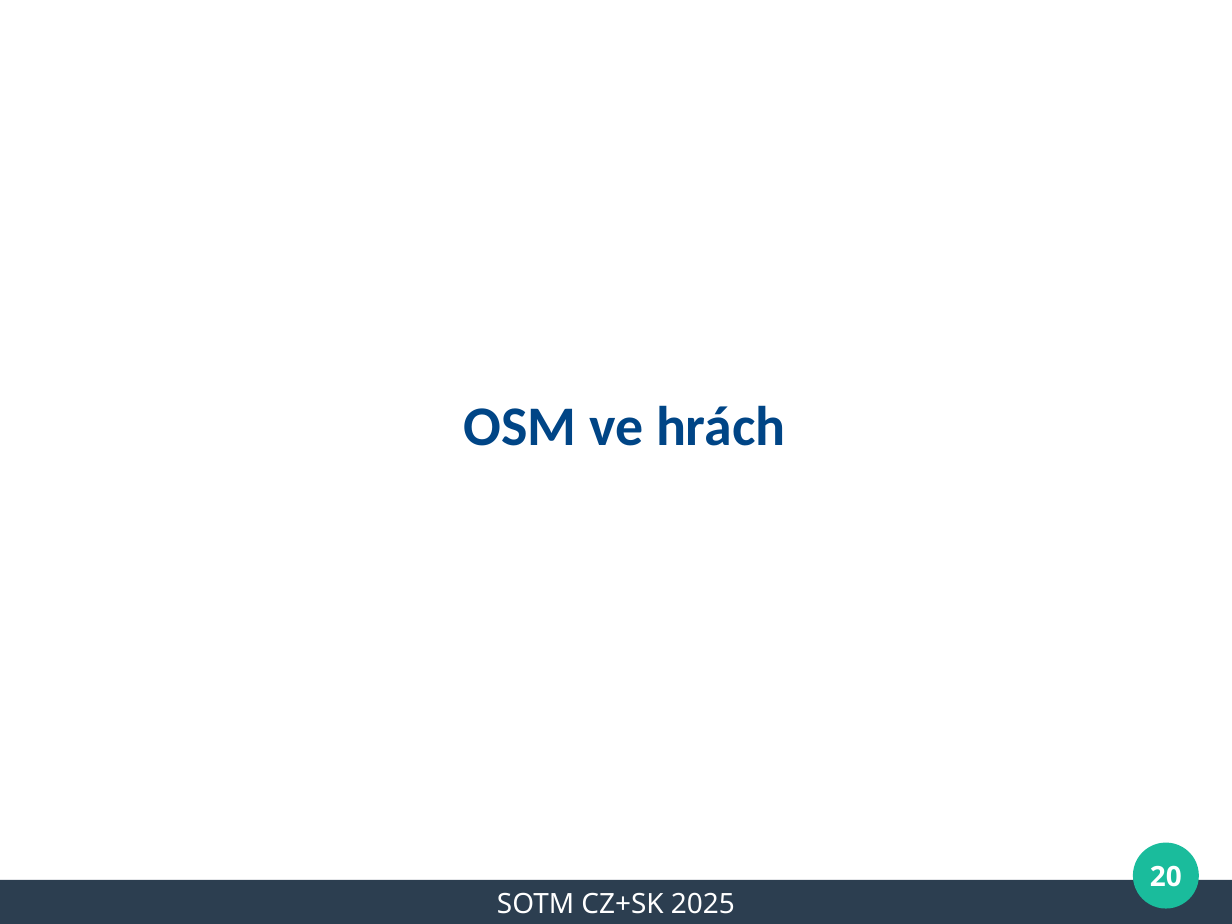
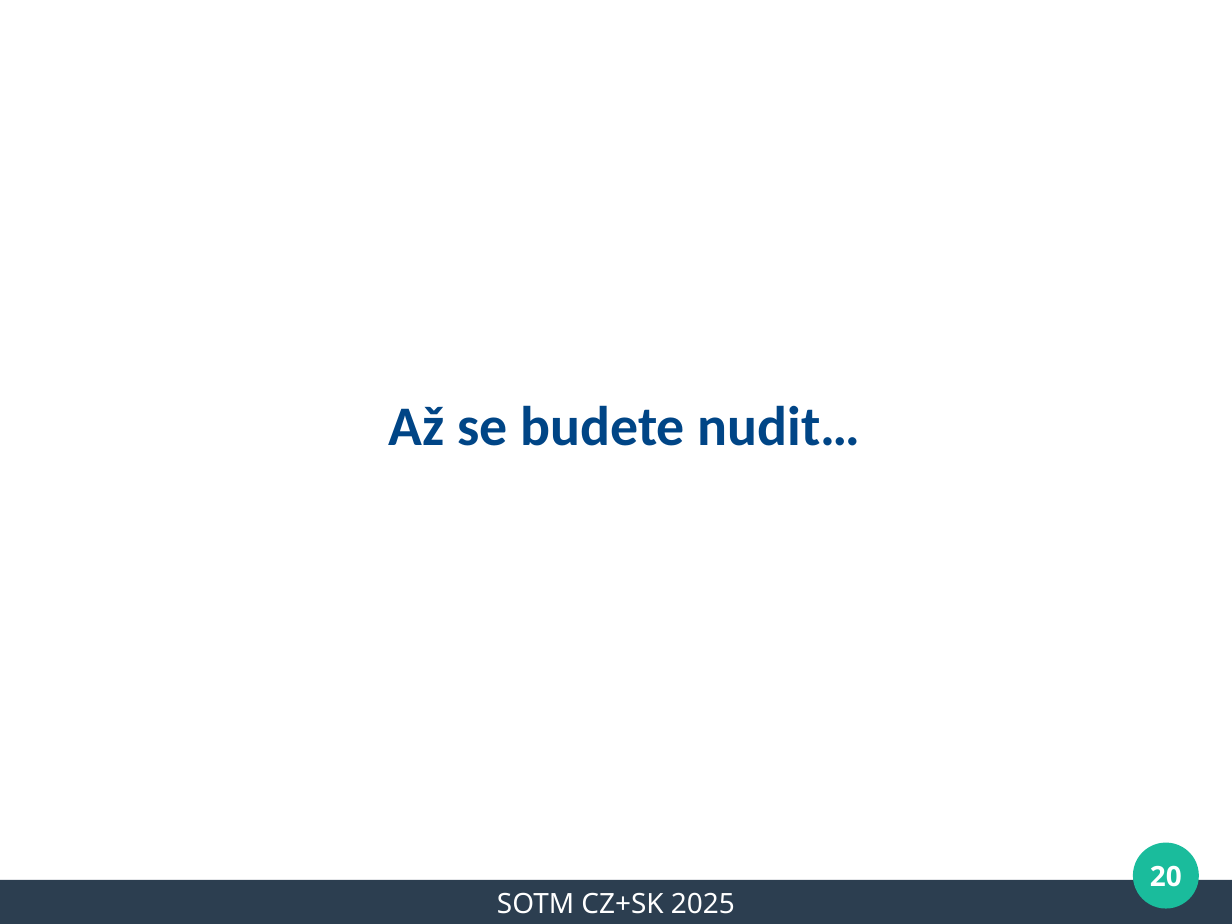
Before and after one commit to mkyral/osm, a slide deck: slide 20 of prezentace/SOTM_CZSK_2025/mkyral_WeeklyOSM_2025.odp. Drawn at 1232x924 pixels with LibreOffice and Linux fonts; fonts in the diff are those of the drawing; background and template pictures are left out. Boxes give left, top, right and bottom in pixels: in the first picture for what was removed or moved away, otherwise in the second. Text is boxed around its words. In the diff, an @@ line names an element or a change of style, - is before the commit and + after.

```diff
--- a/prezentace/SOTM_CZSK_2025/mkyral_WeeklyOSM_2025.odp
+++ b/prezentace/SOTM_CZSK_2025/mkyral_WeeklyOSM_2025.odp
@@ subtitle at (389,405,860,446): text changed @@
-OSM ve hrách
+Až se budete nudit…
```
Also in this commit, not shown: 5 other slides changed, 1 other file.
